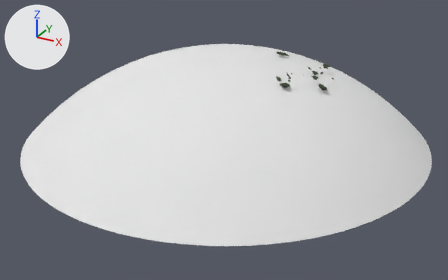
A saved change to the Blender file assets/img/overworld/subWorld1/blender/overworld.blend.
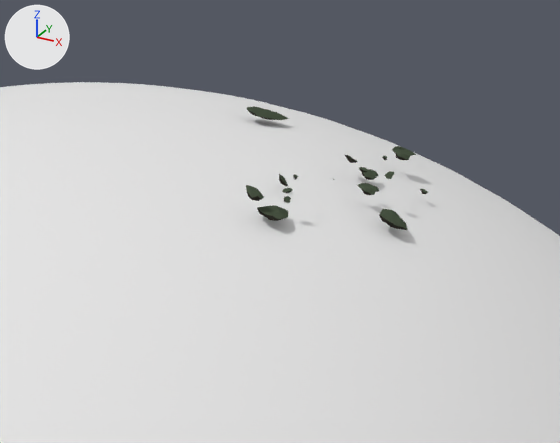
There are two pictures of each version: one whole from a camera (50 mm lens) standing at (10.13, -18.57, 5.21) and looking at (0.27, -0.63, -3.76), one close up on the part from 44% to 84% of the width and 6% to 56% of the height. Lighting does not change. The marker at upper left points along +X, +Y and +Z.

Script lines for the objects in view, before the commit:
```python
me_icosphere_003 = bpy.data.meshes.new('Icosphere.003')
me_icosphere_003.from_pydata(...)  # 107 vertices, 200 faces; spans x -1.21..1.53, y -1.44..1.05, z -0.61..0.39
# faces by material slot: [160, 40]
me_icosphere_003.materials.append(mat_grass)  # dark green #495342
me_icosphere_003.materials.append(mat_rock)  # black #302e28
me_icosphere_013 = bpy.data.meshes.new('Icosphere.013')
me_icosphere_013.from_pydata(...)  # 42 vertices, 80 faces; spans x -1.21..1.21, y -1.3..1.05, z -0.9..0.31
# faces by material slot: [40, 40]
me_icosphere_013.materials.append(mat_grass)  # dark green #495342
me_icosphere_013.materials.append(mat_rock)  # black #302e28
me_sphere_001 = bpy.data.meshes.new('Sphere.001')
me_sphere_001.from_pydata(...)  # 1301 vertices, 1300 faces; spans x -0.729..0.729, y -0.729..0.729, z 0.685..1.0
me_sphere_001.polygons.foreach_set('use_smooth', [True] * 1300)
me_sphere_001.materials.append(mat_earth)  # white #e7e7e7
ob_island = bpy.data.objects.new('island', me_icosphere_003)
ob_island.location = (3.729, -0.242, -1.327)
ob_island.rotation_euler = (0.303, -0.324, 0.013)  # degrees (17, -19, 0.7)
ob_island.delta_rotation_euler = (0.0, 0.0, 2.731)
ob_island.scale = (0.131, 0.131, 0.131)
ob_island_013 = bpy.data.objects.new('island.013', me_icosphere_013)
ob_island_013.location = (2.88, -1.097, -0.885)
ob_island_013.rotation_euler = (0.313, 0.0319, -0.0769)  # degrees (18, 1.8, -4.4)
ob_island_013.delta_rotation_euler = (0.0, 0.0, -0.541)
ob_island_013.scale = (0.0418, 0.0418, 0.0418)
ob_sphere = bpy.data.objects.new('Sphere', me_sphere_001)
ob_sphere.location = (0.0, 0.0, -10.758)
ob_sphere.rotation_euler = (0.0, 0.0, 3.665)  # degrees (0, 0, 210)
ob_sphere.scale = (10.0, 10.0, 10.0)
```
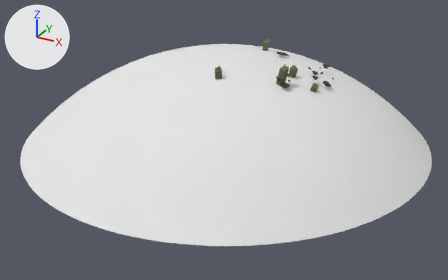
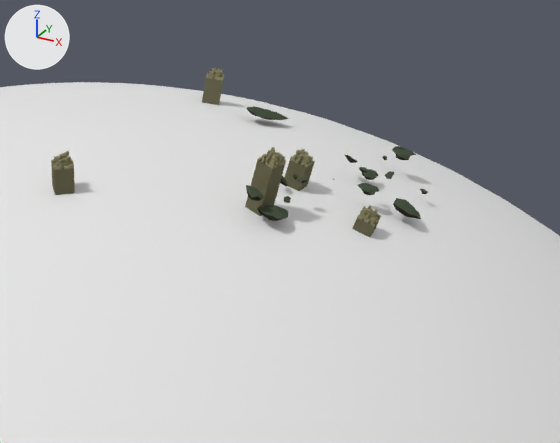
Changed parts and their boxes (x1, y1, x2, y2) in the close-ups (560 x 443 px):
'Plane', added (yellow)
    after: (245, 147, 286, 216)
    faces in mat_material_001 (dark yellow #6d6a51): (245, 159, 285, 216)
    faces in mat_tower (yellow #918d6c): (258, 147, 286, 169)
'Plane.003', added (yellow)
    after: (51, 151, 75, 195)
    faces in mat_material_001 (dark yellow #6d6a51): (51, 161, 75, 195)
    faces in mat_tower (yellow #918d6c): (51, 151, 74, 170)
'Plane.002', added (yellow)
    after: (284, 149, 315, 191)
    faces in mat_material_001 (dark yellow #6d6a51): (284, 160, 315, 191)
    faces in mat_tower (yellow #918d6c): (290, 149, 315, 168)
'island', moved
    before: (379, 209, 407, 230)
    after: (393, 198, 421, 219)
'Plane.004', added (yellow)
    after: (202, 68, 224, 105)
    faces in mat_material_001 (dark yellow #6d6a51): (202, 78, 223, 105)
    faces in mat_tower (yellow #918d6c): (206, 68, 224, 80)
'Plane.001', added (yellow)
    after: (352, 205, 381, 237)
    faces in mat_tower (yellow #918d6c): (357, 205, 381, 226)
    faces in mat_material_001 (dark yellow #6d6a51): (352, 218, 380, 237)
'island.013', moved
    before: (282, 188, 293, 193)
    after: (298, 177, 307, 183)

Diff of the bpy script that builds the scene:
```diff
--- a/assets/img/overworld/subWorld1/blender/overworld.blend.py
+++ b/assets/img/overworld/subWorld1/blender/overworld.blend.py
@@ mat_tower @@
+mat_tower = diffuse_material('tower')
+mat_tower.base_color = (0.284, 0.267, 0.15)  # yellow #918d6c
@@ mat_material_001 @@
+mat_material_001 = diffuse_material('Material.001')
+mat_material_001.base_color = (0.152, 0.144, 0.0822)  # dark yellow #6d6a51
@@ me_plane @@
+me_plane.from_pydata(...)  # 358 vertices, 402 faces; spans x -1.0..1.0, y -1.0..1.0, z -9.3..1.1
+# faces by material slot: [256, 146]
+me_plane.materials.append(mat_tower)  # yellow #918d6c
+me_plane.materials.append(mat_material_001)  # dark yellow #6d6a51
@@ ob_island_013 @@
 ob_island_013 = bpy.data.objects.new('island.013', me_icosphere_013)
-ob_island_013.location = (2.88, -1.097, -0.885)
+ob_island_013.location = (2.88, -0.71, -0.885)
 ob_island_013.rotation_euler = (0.313, 0.0319, -0.0769)  # degrees (18, 1.8, -4.4)
@@ ob_island @@
 ob_island = bpy.data.objects.new('island', me_icosphere_003)
-ob_island.location = (3.729, -0.242, -1.327)
+ob_island.location = (3.729, 0.154, -1.326)
 ob_island.rotation_euler = (0.303, -0.324, 0.013)  # degrees (17, -19, 0.7)
@@ ob_plane @@
+ob_plane = bpy.data.objects.new('Plane', me_plane)
+ob_plane.location = (2.7, -1.104, -0.618)
+ob_plane.rotation_euler = (0.0295, 0.279, -0.281)  # degrees (1.7, 16, -16)
+ob_plane.scale = (0.1, 0.1, 0.1)
@@ ob_plane_001 @@
+ob_plane_001 = bpy.data.objects.new('Plane.001', me_plane.copy())
+ob_plane_001.location = (3.524, -0.468, -1.269)
+ob_plane_001.rotation_euler = (0.348, -0.0877, 1.676)  # degrees (20, -5, 96)
+ob_plane_001.scale = (0.1, 0.1, 0.096)
@@ ob_plane_002 @@
+ob_plane_002 = bpy.data.objects.new('Plane.002', me_plane.copy())
+ob_plane_002.location = (2.685, -0.257, -0.843)
+ob_plane_002.rotation_euler = (-0.0186, -0.265, 3.117)  # degrees (-1.1, -15, 179)
+ob_plane_002.scale = (0.1, 0.1, 0.0974)
@@ ob_plane_003 @@
+ob_plane_003 = bpy.data.objects.new('Plane.003', me_plane.copy())
+ob_plane_003.location = (0.796, -1.969, -0.696)
+ob_plane_003.rotation_euler = (0.0574, 0.2, -0.905)  # degrees (3.3, 11, -52)
+ob_plane_003.scale = (0.1, 0.1, 0.0975)
@@ ob_plane_004 @@
+ob_plane_004 = bpy.data.objects.new('Plane.004', me_plane.copy())
+ob_plane_004.location = (0.795, 1.613, -0.633)
+ob_plane_004.rotation_euler = (-0.137, -0.111, -1.137)  # degrees (-7.8, -6.4, -65)
+ob_plane_004.scale = (0.1, 0.1, 0.0975)
```
